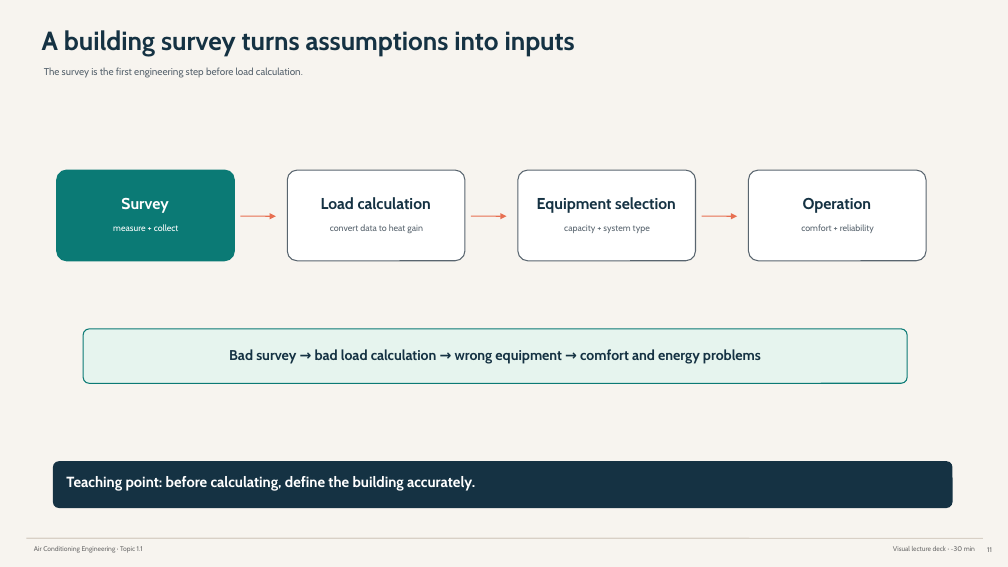
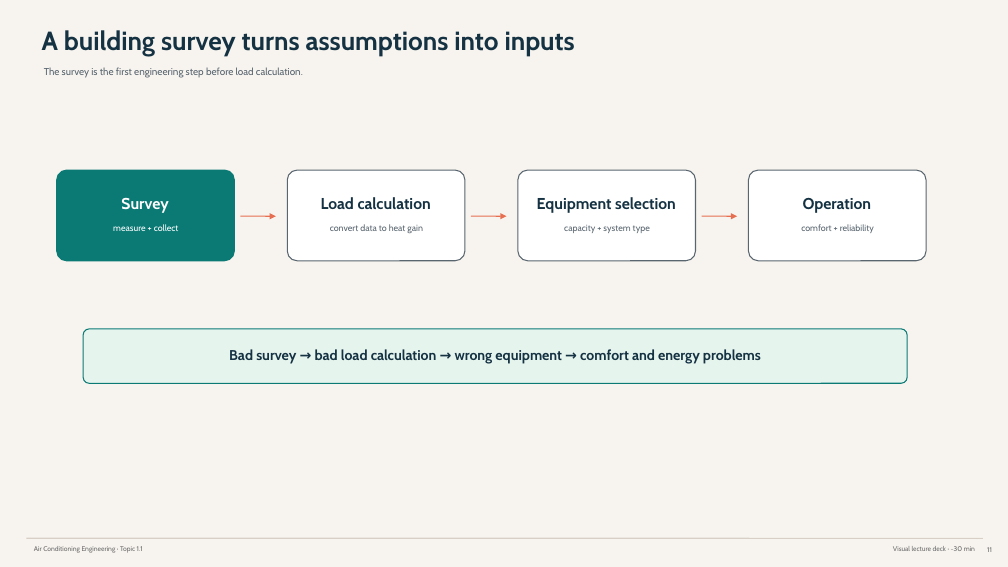
Before and after one commit to Piakman/Piakman, a slide deck: slide 11 of 05_Outputs/Air Conditioning/English Slides/Air Con Chapter 1 Topic 1.1 - Visual Lecture Deck.pptx. Drawn at 1008x567 pixels with LibreOffice and Linux fonts; fonts in the diff are those of the drawing. Boxes give left, top, right and bottom in pixels: in the first picture for what was removed or moved away, otherwise in the second. Text is boxed around its words. In the diff, an @@ line names an element or a change of style, - is before the commit and + after.

```diff
--- a/05_Outputs/Air Conditioning/English Slides/Air Con Chapter 1 Topic 1.1 - Visual Lecture Deck.pptx
+++ b/05_Outputs/Air Conditioning/English Slides/Air Con Chapter 1 Topic 1.1 - Visual Lecture Deck.pptx
@@ rounded rectangle removed at [53,461,953,508] @@
@@ text removed at [66,476,475,491] @@
-Teaching point: before calculating, define the building accurately.
```
Also in this commit, not shown: 10 other slides changed, 1 other file.
